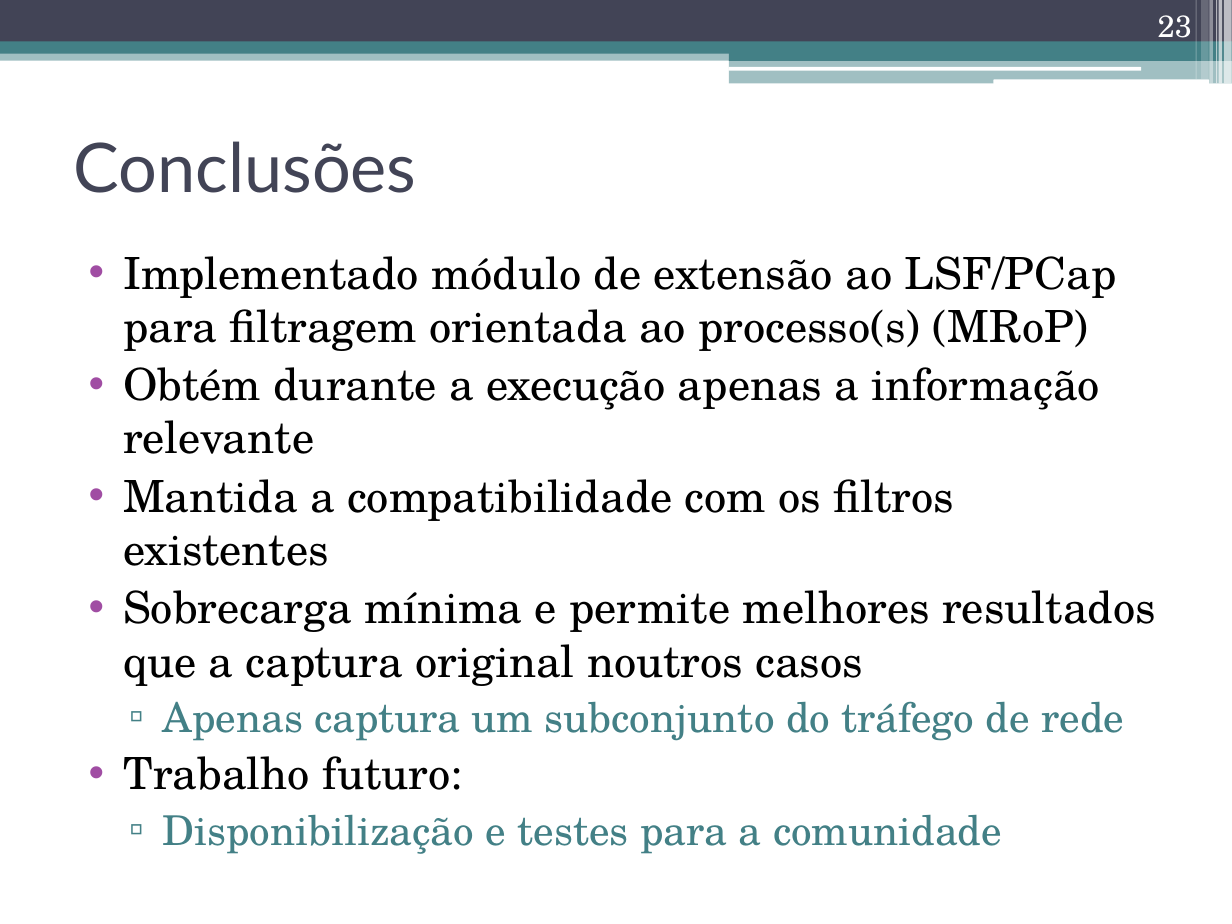
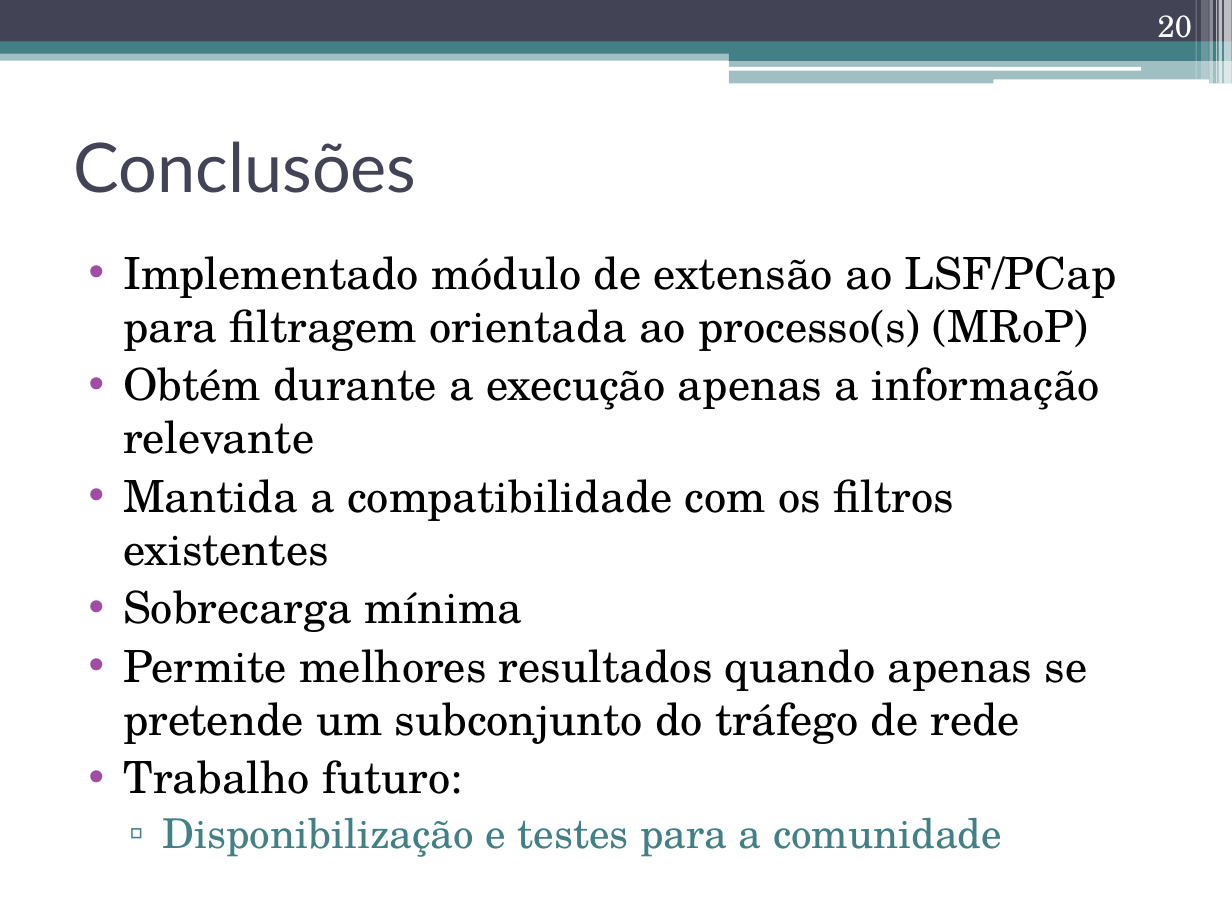
Before and after one commit to nunogmartins/cap_dissertation, a slide deck: slide 20 of doc/apresentacao_dissertacao.pptx (slide 23 before the commit). Drawn at 1232x924 pixels with LibreOffice and Linux fonts; fonts in the diff are those of the drawing. Boxes give left, top, right and bottom in pixels: in the first picture for what was removed or moved away, otherwise in the second. Text is boxed around its words. In the diff, an @@ line names an element or a change of style, - is before the commit and + after.

```diff
--- a/doc/apresentacao_dissertacao.pptx
+++ b/doc/apresentacao_dissertacao.pptx
@@ page number at bbox=[1158, 15, 1192, 46]: text changed @@
-23
+20
@@ text at bbox=[123, 590, 1088, 744]: text changed @@
-• Sobrecarga mínima e permite melhores resultados que a captura original noutros casos
-  ▫ Apenas captura um subconjunto do tráfego de rede
+• Sobrecarga mínima
+• Permite melhores resultados quando apenas se pretende um subconjunto do tráfego de rede
```
Also in this commit, not shown: 11 other slides changed.
